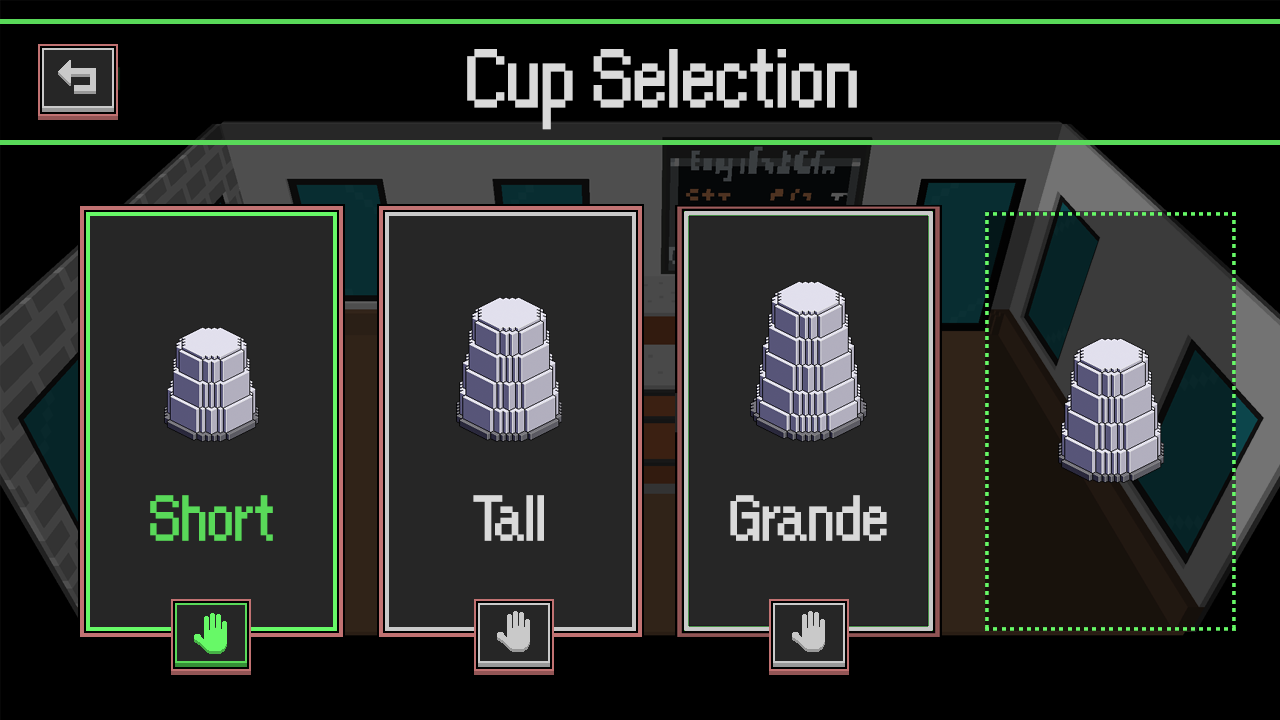
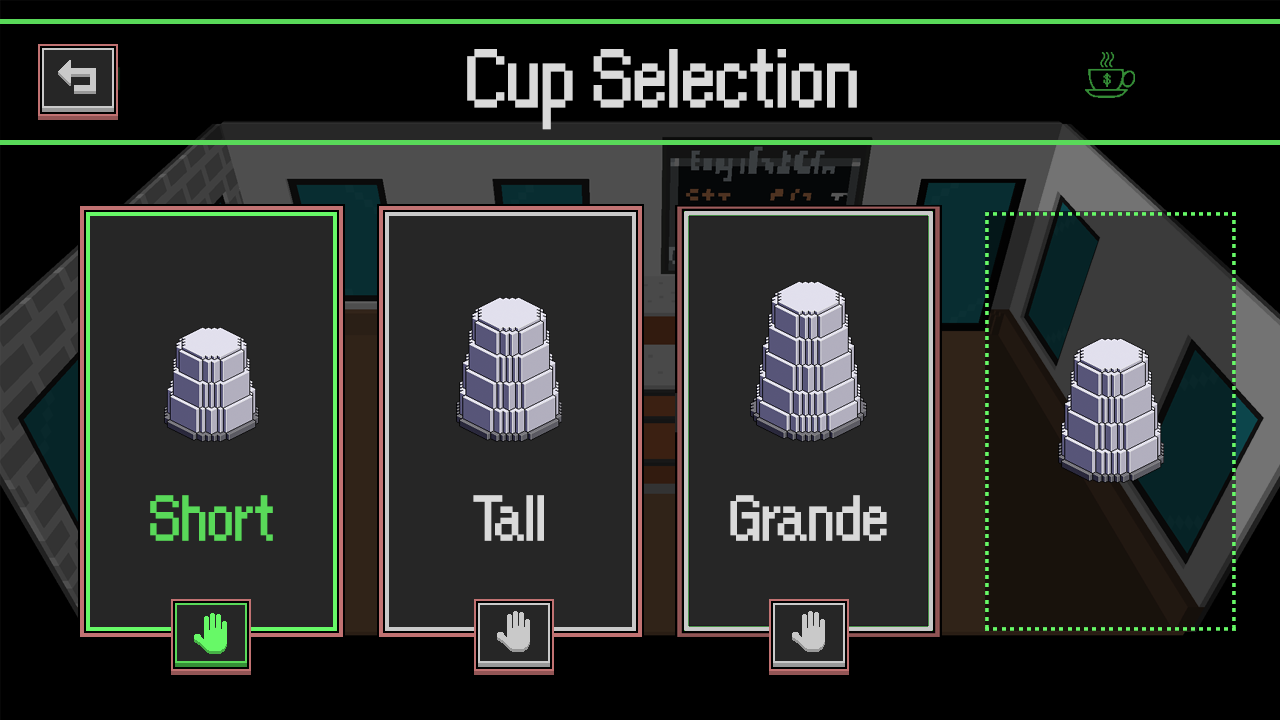
Revision of a layered (1280, 720) image; what changed, layer by layer:
added layer "$" in group "Back Button" over (1103, 73, 1111, 87)
added layer "Layer 24" in group "Back Button" over (1085, 52, 1135, 98)
